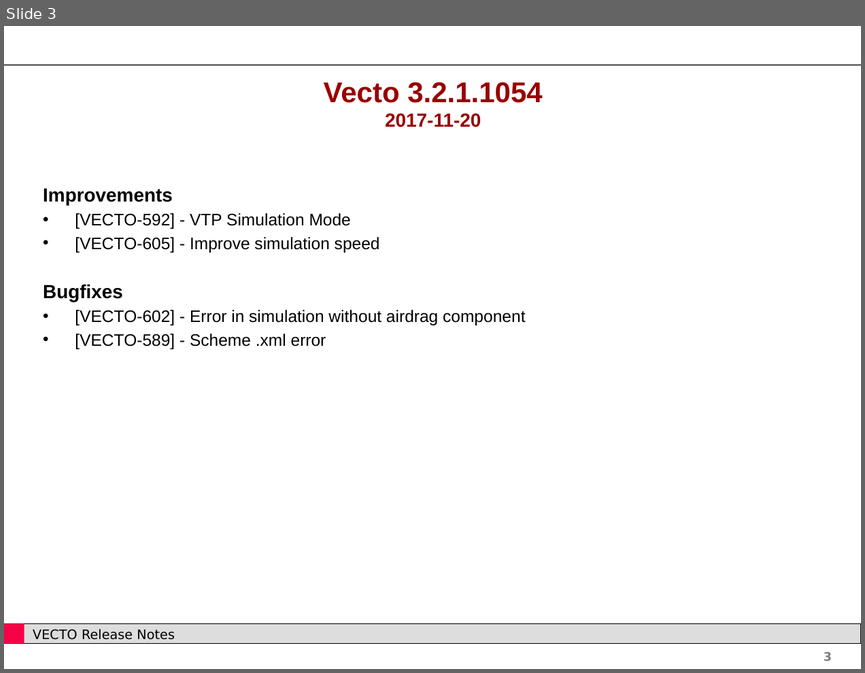
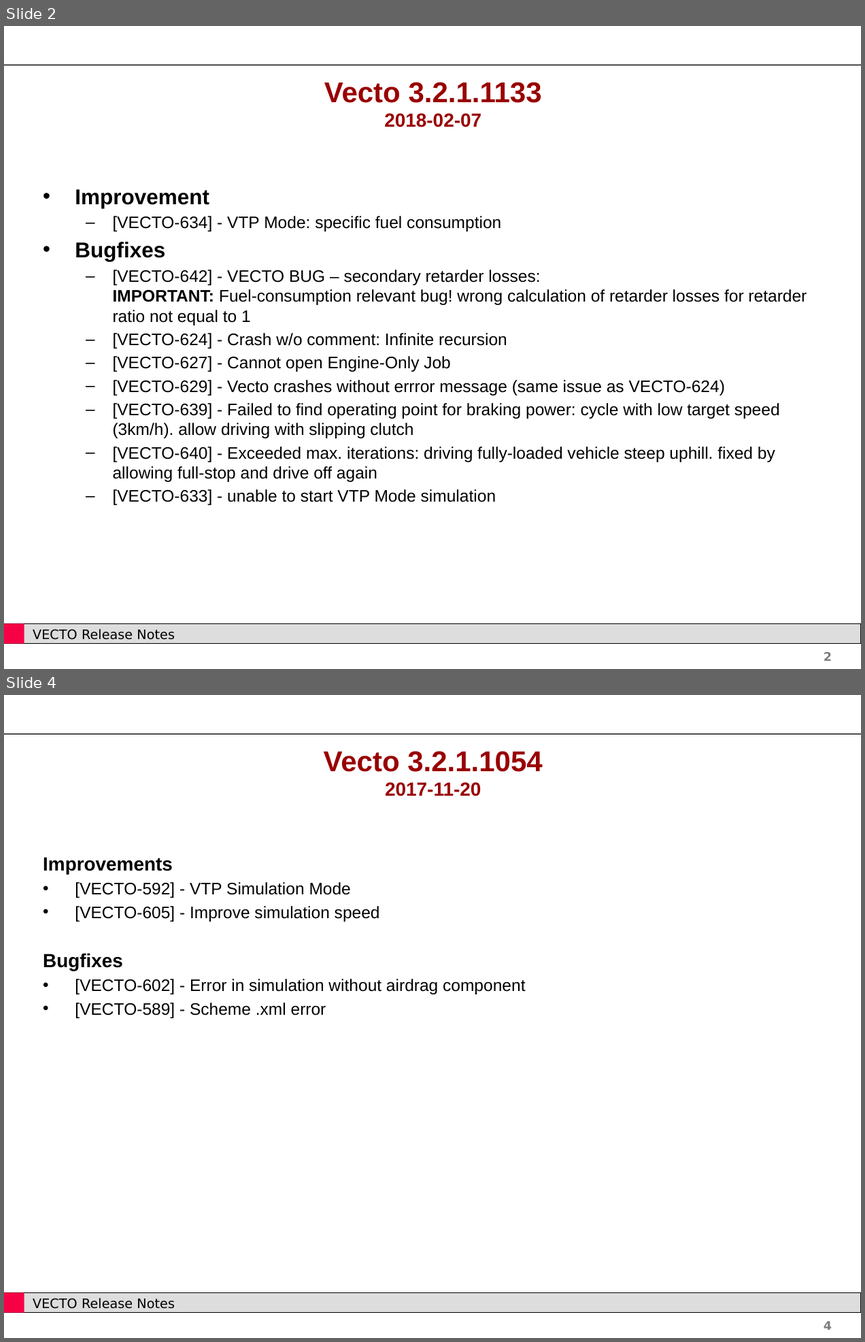
Before and after one commit to tanawadeatharva/BharatVECTO, a slide deck: Documentation/User Manual Source/Release Notes Vecto3.x.pptx. Shown one above the other, each under a label of ours: slide 3 before the commit, slides 2 and 4 after it; the slides between them are not shown. The pictures are 865x673 and 865x1342 pixels, drawn with LibreOffice and Linux fonts; fonts in the diff are those of the drawing; background and template pictures are left out. Boxes give left, top, right and bottom in pixels: in the first picture for what was removed or moved away, otherwise in the second. Text is boxed around its words. In the diff, an @@ line names an element or a change of style, - is before the commit and + after.

```diff
--- a/Documentation/User Manual Source/Release Notes Vecto3.x.pptx
+++ b/Documentation/User Manual Source/Release Notes Vecto3.x.pptx
@@ slide 2 added at (4, 26, 861, 669), background #FFFFFF; not listed: 5 template elements that a slide beside it also shows @@
@@ title added at (324, 82, 542, 127), 24 pt, text #990000, bold @@
+Vecto 3.2.1.1133
+2018-02-07
@@ text added at (75, 189, 806, 505), 14 pt, text #000000 @@
+• Improvement
+  – [VECTO-634] - VTP Mode: specific fuel consumption
+• Bugfixes
+  – [VECTO-642] - VECTO BUG – secondary retarder losses:
+    IMPORTANT: Fuel-consumption relevant bug! wrong calculation of retarder losses for retarder ratio not equal to 1
+  – [VECTO-624] - Crash w/o comment: Infinite recursion
+  – [VECTO-627] - Cannot open Engine-Only Job
+  – [VECTO-629] - Vecto crashes without errror message (same issue as VECTO-624)
+  – [VECTO-639] - Failed to find operating point for braking power: cycle with low target speed (3km/h). allow driving with slipping clutch
+  – [VECTO-640] - Exceeded max. iterations: driving fully-loaded vehicle steep uphill. fixed by allowing full-stop and drive off again
+  – [VECTO-633] - unable to start VTP Mode simulation
@@ what was slide 3 is now slide 4 @@
@@ page number at (823, 1321, 832, 1329): text changed @@
-3
+4
```
Also in this commit, not shown: 2 slides changed, 3 other files.
